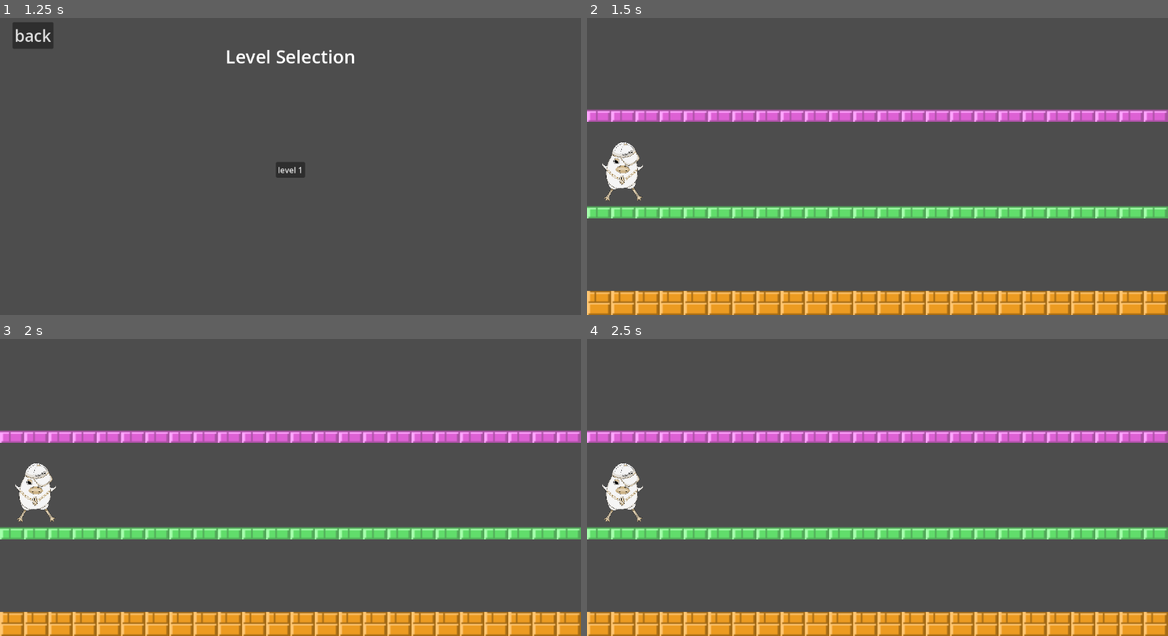
Above: before the commit, frames 1-4 (two rows, left to right).
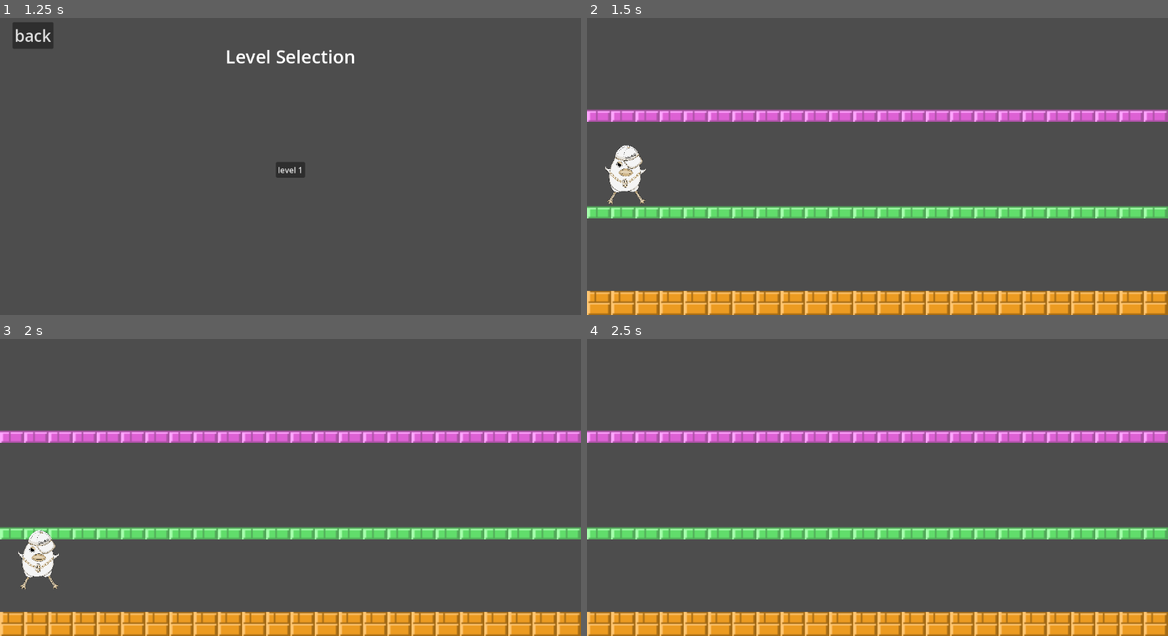
Above: after the commit, the same moments.

Repository: biarog/SwagChickenSkate
Game: Godot game, scene res://main.tscn
The game is run twice, just before and just after one commit, with the same random seed, the same clock (stepped at 60 frames per second) and the same inputs.
Inputs (mouse positions are in pixels of both pictures, inside the frame that each line leads up to):
- Up to frame 1 (1.25 s): click "Start!" at 0.5 s
- Up to frame 2 (1.5 s): click "level 1" at 1.25 s
- Up to frame 3 (2 s): no input
- Up to frame 4 (2.5 s): move the mouse to (1005, 457) at 2.02 s; hold Up (ui_up) from 2.03 s (still down)

Frame 1 is identical in both runs. In frame 2, 0.7% of the frame differs, in the area x 2-11%, y 41-63%; in frame 3, 1.5%, in the area x 2-11%, y 41-85%; in frame 4, 0.8%.

Commit message:
a

Diff:
--- /dev/null
+++ b/Character/player.gd
@@ -0,0 +1,14 @@
+extends CharacterBody2D
+
+var grav = 10
+var speed = 100
+func _process(delta):
+
+	if !is_on_floor():
+		velocity.y += grav
+
+	velocity.x = 0
+
+	if is_on_floor() and Input.is_action_just_pressed("ui_up"):
+		velocity.y -= speed
+	move_and_slide()
--- a/levels/cenas/level_1.tscn
+++ b/levels/cenas/level_1.tscn
@@ -1,7 +1,8 @@
-[gd_scene load_steps=5 format=3 uid="uid://2jkmo7ulk32v"]
+[gd_scene load_steps=6 format=3 uid="uid://2jkmo7ulk32v"]
 
 [ext_resource type="Texture2D" uid="uid://fqoeosm2r44a" path="res://Arts/tiles_iniciais.png" id="1_nfm84"]
-[ext_resource type="PackedScene" uid="uid://cgo2avomkgy6e" path="res://character/player.tscn" id="2_igi8q"]
+[ext_resource type="PackedScene" uid="uid://cgo2avomkgy6e" path="res://Character/player.tscn" id="2_igi8q"]
+[ext_resource type="Script" path="res://Character/player.gd" id="3_r1u40"]
 
 [sub_resource type="TileSetAtlasSource" id="TileSetAtlasSource_xfi4h"]
 texture = ExtResource("1_nfm84")
@@ -22,4 +23,5 @@
 layer_0/tile_data = PackedInt32Array(851968, 0, 0, 851969, 0, 0, 851970, 0, 0, 851971, 0, 0, 851972, 0, 0, 851973, 0, 0 …(1107 unchanged characters)…
 
 [node name="Player" parent="." instance=ExtResource("2_igi8q")]
-position = Vector2(72, 368)
+position = Vector2(78, 365)
+script = ExtResource("3_r1u40")
